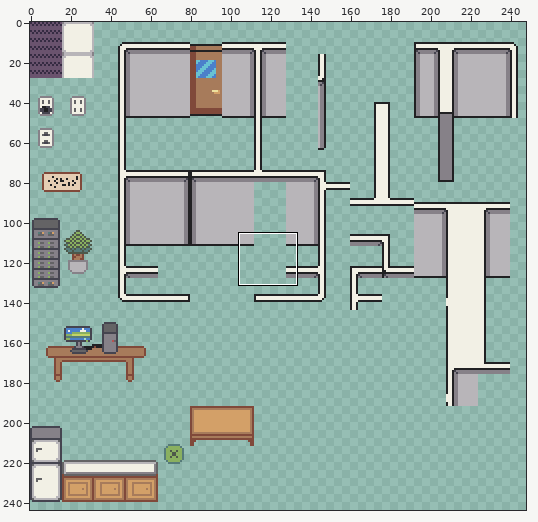
Pixel-art file: Assets/Textures/Tileset.aseprite. Above: a wide view before the commit, with the close-up outlined.
Close-up. Before the commit:
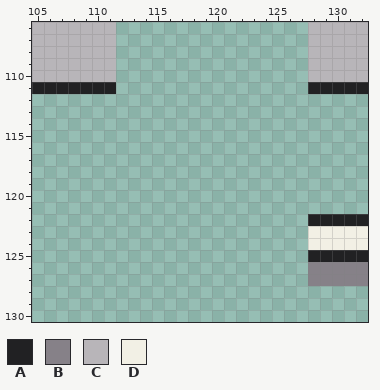
256x256 pixels, 1 frame. Shown: x 105..132, y 106..130. The wide view leaves out empty margins.
Palette (. is transparent): A #212123  B #868188  C #b8b5b9  D #f2f0e5
Pixels before, first column x 105:
106 CCCCCCC................CCCCC
107 CCCCCCC................CCCCC
108 CCCCCCC................CCCCC
109 CCCCCCC................CCCCC
110 CCCCCCC................CCCCC
111 AAAAAAA................AAAAA
112 ............................
113 ............................
114 ............................
115 ............................
116 ............................
117 ............................
118 ............................
119 ............................
120 ............................
121 ............................
122 .......................AAAAA
123 .......................DDDDD
124 .......................DDDDD
125 .......................AAAAA
126 .......................BBBBB
127 .......................BBBBB
After the commit:
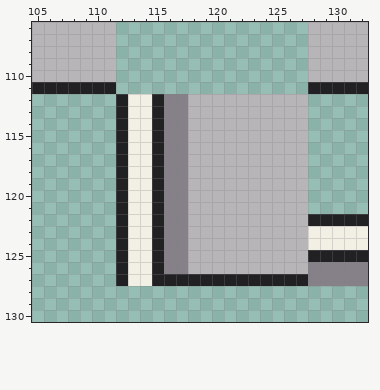
From old to new:
The author put colour A in rows 112 to 126 at x 112 and 115; in row 127 at x 112 and 115 to 127.
The author put colour B in rows 112 to 126 at x 116 to 117.
The author put colour C in rows 112 to 126 at x 118 to 127.
The author put colour D in rows 112 to 127 at x 113 to 114.
Pixel boxes of the changes (left, top, right, bottom) in both close-ups:
added: (116, 94, 308, 286)
